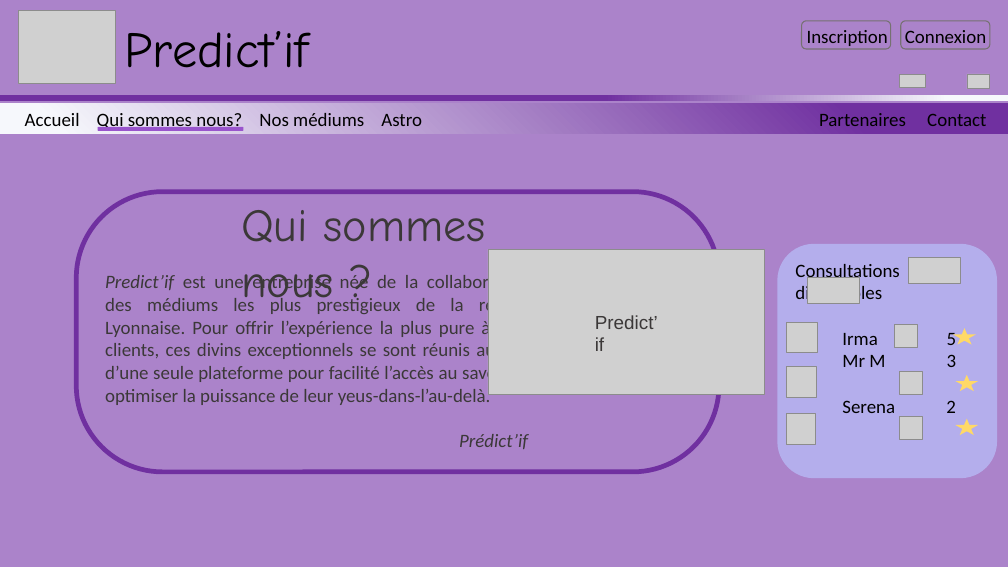
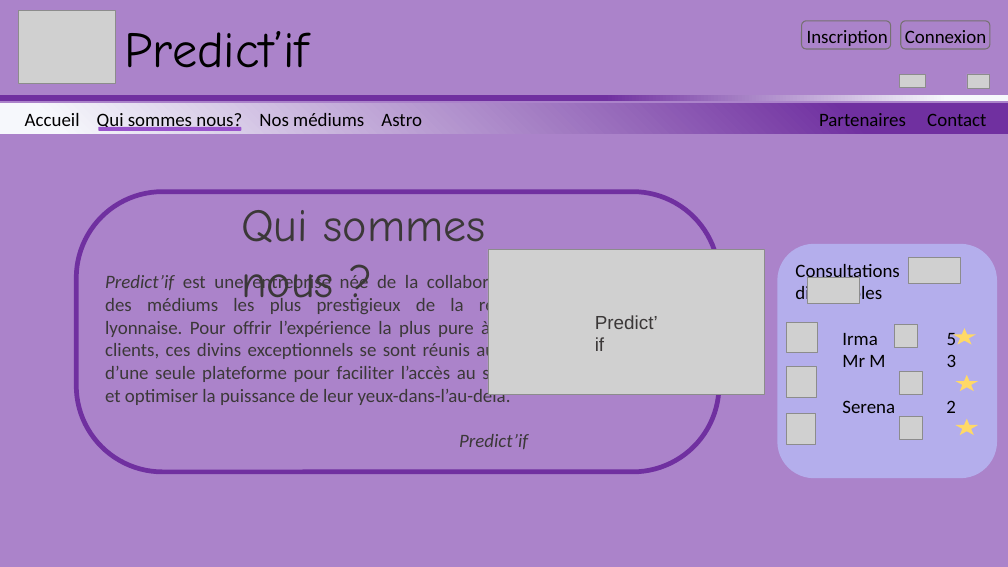
Before and after one commit to Sevla8/PredictIF, a slide deck: slide 2 of specifications/maquettes_IHM/maquette-html.pptx. Drawn at 1008x567 pixels with LibreOffice and Linux fonts; fonts in the diff are those of the drawing; grey boxes stand for pictures; background and template pictures are left out. Boxes give left, top, right and bottom in pixels: in the first picture for what was removed or moved away, otherwise in the second. Text is boxed around its words. In the diff, an @@ line names an element or a change of style, - is before the commit and + after.

```diff
--- a/specifications/maquettes_IHM/maquette-html.pptx
+++ b/specifications/maquettes_IHM/maquette-html.pptx
@@ text at (105, 273, 528, 449): text changed @@
-Predict’if est une entreprise née de la collaboration des médiums les plus prestigieux de la région Lyonnaise. Pour offrir l’expérience la plus pure à leur clients, ces divins exceptionnels se sont réunis autour d’une seule plateforme pour facilité l’accès au savoir et optimiser la puissance de leur yeus-dans-l’au-delà.
-Prédict’if
+Predict’if est une entreprise née de la collaboration des médiums les plus prestigieux de la région lyonnaise. Pour offrir l’expérience la plus pure à leur clients, ces divins exceptionnels se sont réunis autour d’une seule plateforme pour faciliter l’accès au savoir et optimiser la puissance de leur yeux-dans-l’au-delà.
+Predict’if
```
Also in this commit, not shown: 6 other slides changed, 1 slide added.
